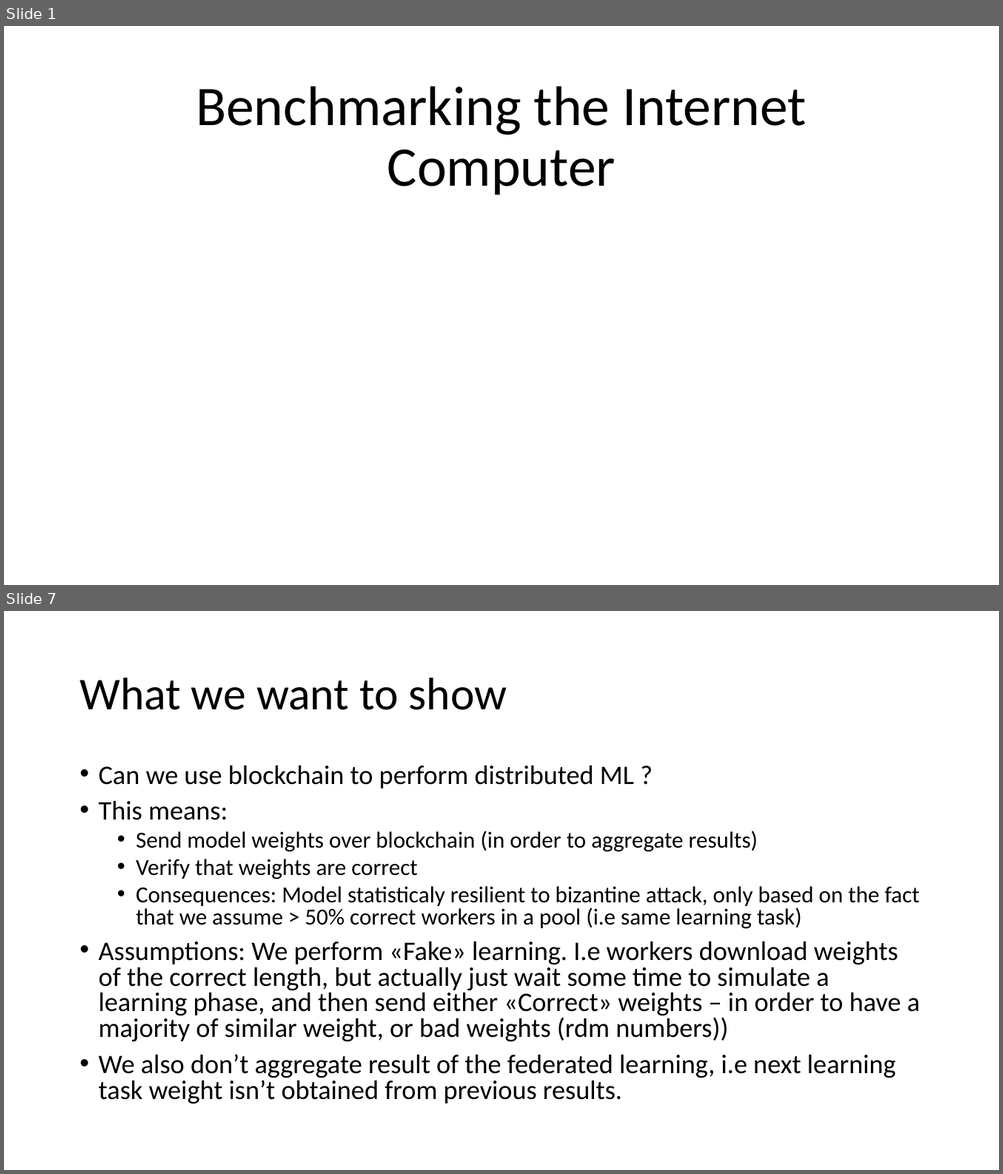
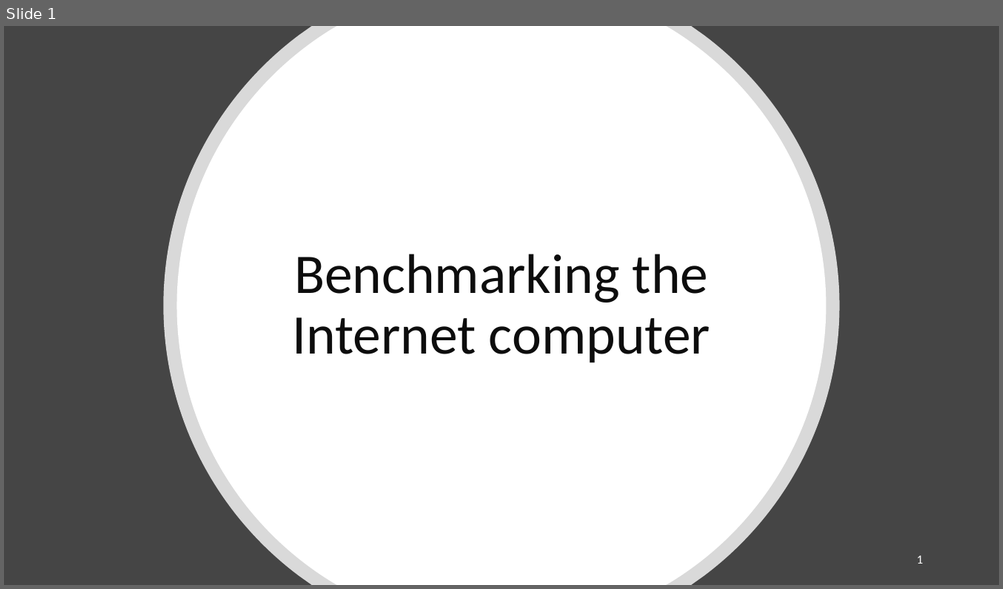
Before and after one commit to douglasbouchet/ML_on_blockchain, a slide deck: Presentation.pptx. Shown one above the other, each under a label of ours: slides 1 and 7 before the commit, slide 1 after it; the slides between them are not shown. The pictures are 1003x1174 and 1003x589 pixels, drawn with LibreOffice and Linux fonts; fonts in the diff are those of the drawing. Boxes give left, top, right and bottom in pixels: in the first picture for what was removed or moved away, otherwise in the second. Text is boxed around its words. In the diff, an @@ line names an element or a change of style, - is before the commit and + after.

```diff
--- a/Presentation.pptx
+++ b/Presentation.pptx
@@ slide 7 removed at (x1=4, y1=611, x2=999, y2=1170), background #FFFFFF @@
@@ title removed at (x1=79, y1=678, x2=507, y2=710) @@
-What we want to show
@@ text removed at (x1=99, y1=765, x2=919, y2=1105) @@
-• Can we use blockchain to perform distributed ML ?
-• This means:
-  • Send model weights over blockchain (in order to aggregate results)
-  • Verify that weights are correct
-  • Consequences: Model statisticaly resilient to bizantine attack, only based on the fact that we assume > 50% correct workers in a pool (i.e same learning task)
-• Assumptions: We perform «Fake» learning. I.e workers download weights of the correct length, but actually just wait some time to simulate a learning phase, and then send either «Correct» weights – in order to have a majority of similar weight, or bad weights (rdm numbers))
-• We also don’t aggregate result of the federated learning, i.e next learning task weight isn’t obtained from previous results.
@@ slide 1 changed as well @@
@@ background #FFFFFF to #454545 @@
@@ freeform shape added at (x1=164, y1=26, x2=839, y2=585), fill #FFFFFF at 80% opacity @@
@@ freeform shape added at (x1=177, y1=26, x2=826, y2=585), fill #FFFFFF @@
@@ title "Benchmarking the Internet computer" at (x1=292, y1=254, x2=710, y2=363): vertical alignment bottom to middle @@
@@ title at (x1=292, y1=254, x2=710, y2=363): text changed; text colour #000000 to #0D0D0D @@
-Benchmarking the Internet Computer
+Benchmarking the Internet computer
@@ page number added at (x1=916, y1=556, x2=922, y2=564), 12 pt, text #FFFFFF @@
+1
```
Also in this commit, not shown: 14 slides added, 13 other slides removed, 10 other files.
